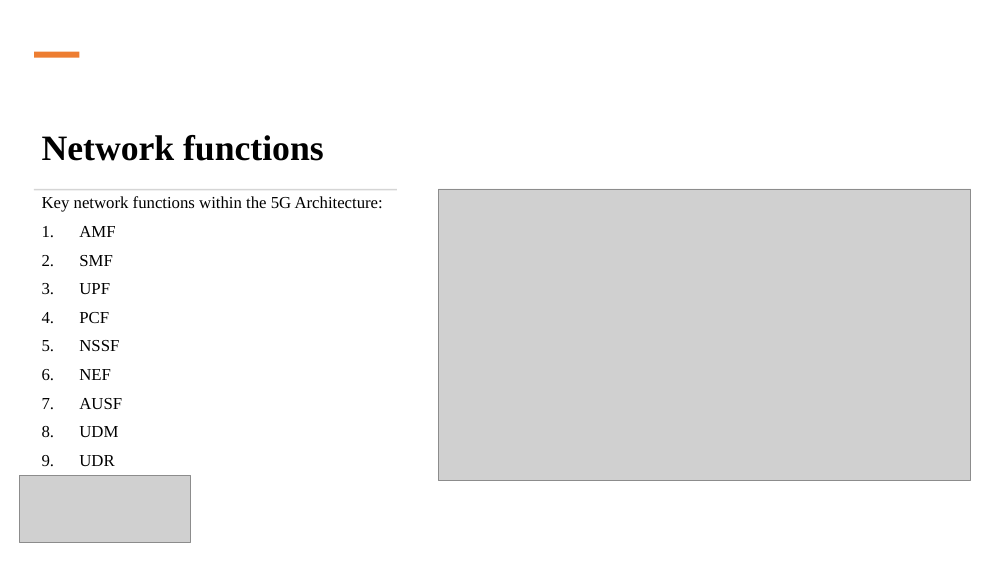
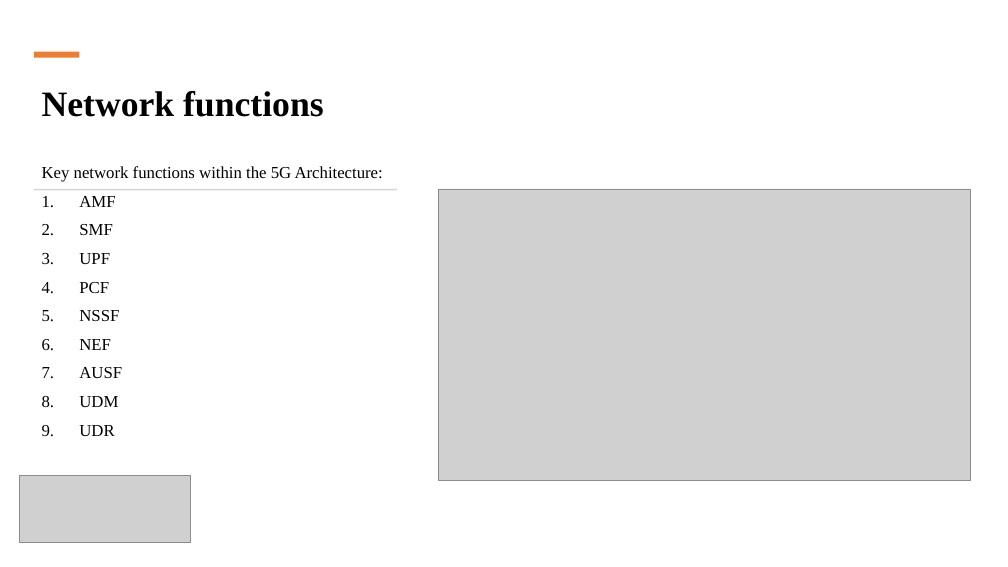
Before and after one commit to kushalprakash6/Standalone-5G-netowrk-simulation, a slide deck: slide 11 of Presentation/Presentation team_entropy.pptx. Drawn at 1008x567 pixels with LibreOffice and Linux fonts; fonts in the diff are those of the drawing; grey boxes stand for pictures. Boxes give left, top, right and bottom in pixels: in the first picture for what was removed or moved away, otherwise in the second. Text is boxed around its words. In the diff, an @@ line names an element or a change of style, - is before the commit and + after.

```diff
--- a/Presentation/Presentation team_entropy.pptx
+++ b/Presentation/Presentation team_entropy.pptx
@@ title "Network functions": place and size @@
-title "Network functions" at <box>42,135,324,161</box>
+title "Network functions" at <box>42,91,324,117</box>
@@ text "Key network functions within the ...": place and size @@
-text "Key network functions within the ..." at <box>42,196,383,466</box>
+text "Key network functions within the ..." at <box>42,166,383,436</box>
```
Also in this commit, not shown: 16 other slides changed.
